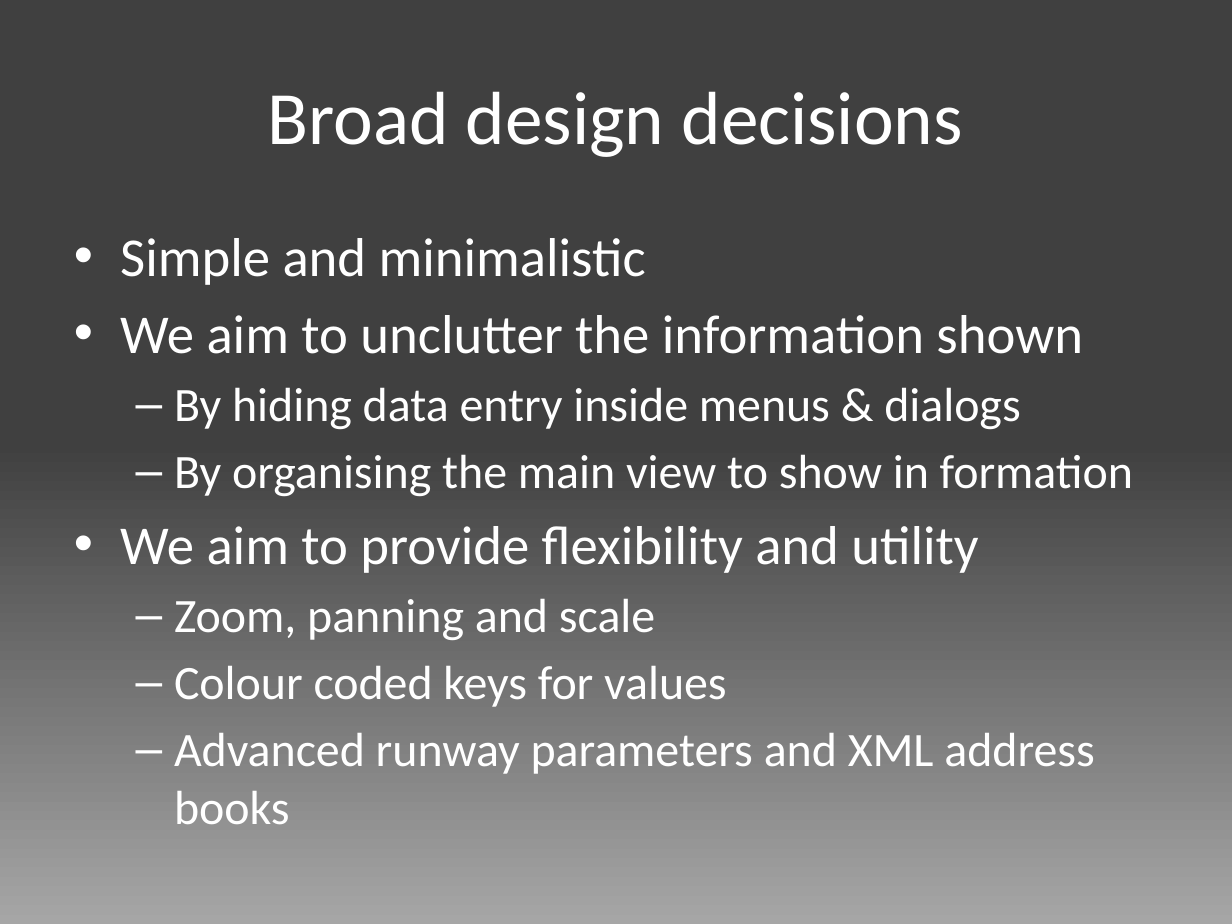
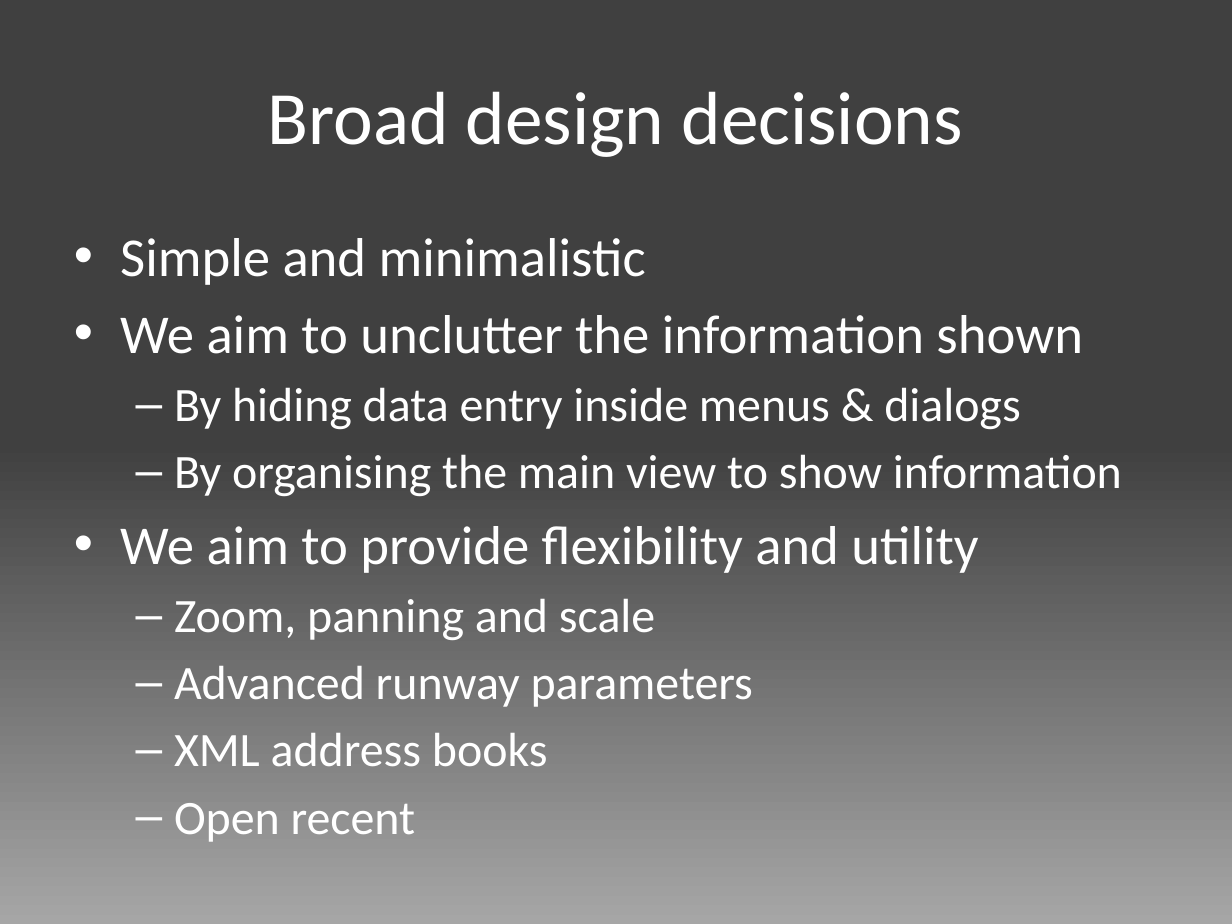
Before and after one commit to edderick/RunwayRedeclaration, a slide deck: slide 3 of doc/Final Presentation/Slides.pptx. Drawn at 1232x924 pixels with LibreOffice and Linux fonts; fonts in the diff are those of the drawing. Boxes give left, top, right and bottom in pixels: in the first picture for what was removed or moved away, otherwise in the second. Text is boxed around its words. In the diff, an @@ line names an element or a change of style, - is before the commit and + after.

```diff
--- a/doc/Final Presentation/Slides.pptx
+++ b/doc/Final Presentation/Slides.pptx
@@ text at [174, 454, 1122, 497]: spaces changed @@
-  – By organising the main view to show in formation
+  – By organising the main view to show information
@@ text at [174, 666, 753, 842]: text changed @@
-  – Colour coded keys for values
-  – Advanced runway parameters and XML address books
+  – Advanced runway parameters
+  – XML address books
+  – Open recent
```
Also in this commit, not shown: 1 other slide changed.
